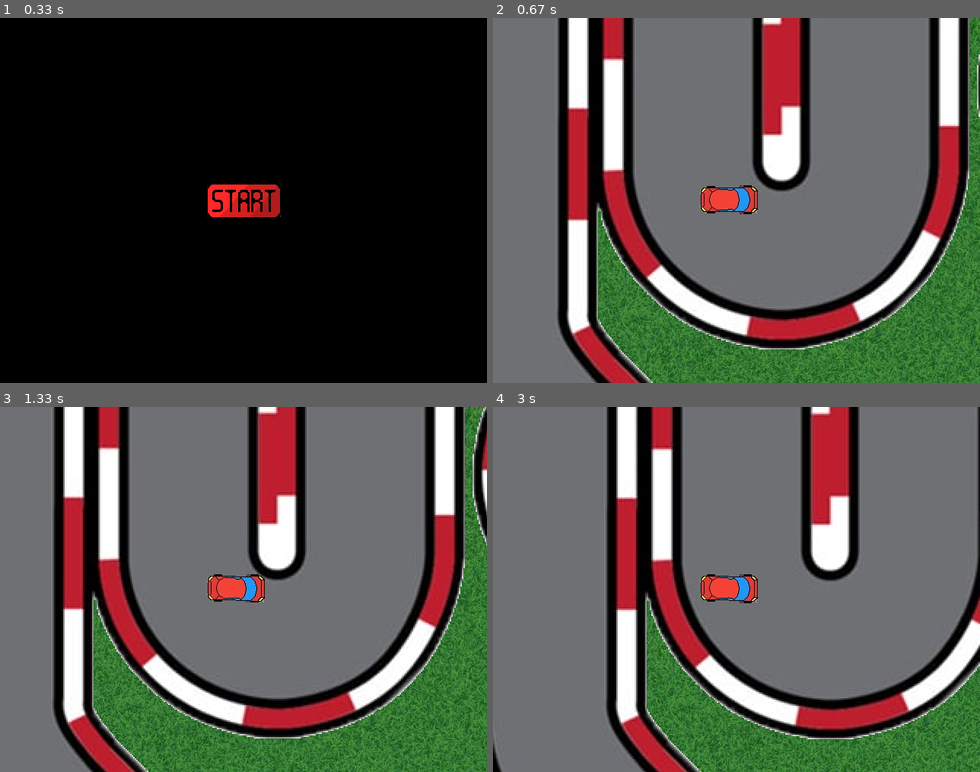
Above: before the commit, frames 1-4 (two rows, left to right).
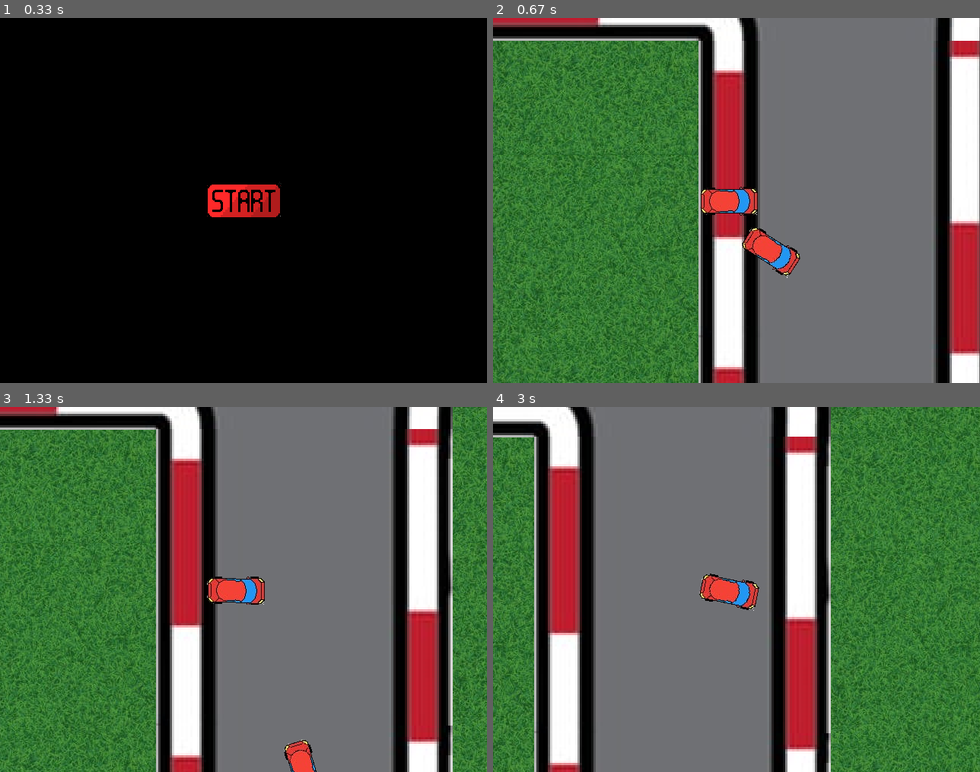
Above: after the commit, the same moments.

Repository: PiotrFurtak/Motorola
Game: pygame game, started from Main.py
Same seed, same stepped clock (60 frames per second), same inputs: the game is played once before the commit and once after it.
Inputs (mouse positions are in pixels of both pictures, inside the frame that each line leads up to):
- Up to frame 1 (0.33 s): no input
- Up to frame 2 (0.67 s): click (736, 200) at 0.38 s
- Up to frame 3 (1.33 s): hold D 0.67-1.13 s; hold W from 1.17 s (still down)
- Up to frame 4 (3 s): release W at 1.63 s; hold D 1.67-2.13 s; hold A 2.17-2.7 s; hold S from 2.73 s (still down)

Frame 1 is identical in both runs. In frame 2, 75% of the frame differs, in the area x 0-100%, y 0-100%; in frame 3, 72%; in frame 4, 82%.

Commit message:
Pierwsza wersja AI jeżdżącego środkiem toru,

Diff:
--- a/Game.py
+++ b/Game.py
@@ -1,6 +1,7 @@
 import pygame
 import sys
 from Car import *
+from Track import *
 pygame.init()
 
 class Game:
@@ -10,15 +11,20 @@
         self.window = window
         self.WINDOW_WIDTH, self.WINDOW_HEIGHT = window.get_size()
         self.clock = pygame.time.Clock()
-        self.player = Car(self.window,(100,150),pygame.image.load("imgs/red-car.png"),(48,18),is_player=True)
+        self.player = Car(self.window,(500,100),pygame.image.load("imgs/red-car.png"),(48,18),is_player=True)
+        self.enemy = Car(self.window,(500,100),pygame.image.load("imgs/red-car.png"),(48,18))
         self.pressed_keys = set()
 
-        self.track = Sprite(self.window,(550,200),pygame.image.load("imgs/track.png"),(450,450))
-        self.track.scale(2)
+        # self.track = Sprite(self.window,(550,200),pygame.image.load("imgs/track.png"),(450,450))
+        # self.track.scale(3)
 
-        self.border = Sprite(self.window,(550,200),pygame.image.load("imgs/track-border.png"),(450,450))
-        self.border.scale(2)
-
+        # self.border = Sprite(self.window,(550,200),pygame.image.load("imgs/track-border.png"),(450,450))
+        # self.border.scale(3)
+        turn_img = pygame.image.load("imgs/turn.png")
+        forward_img = pygame.image.load("imgs/forward.png")
+        self.track = get_level("level-1.txt",window,turn_img,forward_img)
+        for oSprite in self.track:
+            oSprite.scale(3)
         self.grass = []
         self.GRASS_IMG = pygame.image.load("imgs/grass.jpg")
         for x in range(-2000,2001,self.GRASS_IMG.get_width()):
@@ -34,7 +40,8 @@
                 self.pressed_keys.add(event.key)
             elif event.type == pygame.KEYUP:
                 self.pressed_keys.discard(event.key)
-
+            elif event.type == pygame.MOUSEBUTTONDOWN:
+                print(self.find_pixel_values(self.get_real_point(event.coords)))
         self.player.get_pressed_keys(self.pressed_keys)
 
     def draw(self):
@@ -46,9 +53,10 @@
         # Narysowanie wszystkich sprite'ów
         for oSprite in self.grass:
             oSprite.draw(x,y)
-        self.track.draw(x,y)
+        for oSprite in self.track:
+            oSprite.draw(x,y)
+        self.enemy.draw(x,y)
         self.player.draw(x,y)
-
 
     def game_loop(self):
         self.running = True
@@ -57,10 +65,44 @@
             self.window.fill(self.WHITE)
 
             self.player.move()
-            if self.player.isColliding(self.border):
-                self.player.velocity = -self.player.velocity
-                self.player.back()
-
+            self.enemy_move()
+            # if self.player.isColliding(self.border):
+            #     self.player.velocity = -self.player.velocity
+            #     self.player.back()
             self.draw()
             pygame.display.update()
             self.clock.tick(60)
+
+    def get_real_point(self,coords):
+        """Inputs are (x,y) of a point ON A SCREEN
+        function returns (x,y) of coords used by program in calculations"""
+        x,y = coords
+        new_x = x + self.player.x - self.WINDOW_WIDTH//2
+        new_y = y + self.player.y - self.WINDOW_HEIGHT//2
+        return (new_x,new_y)
+
+    def find_pixel_values(self,coords):
+        for oSprite in self.track:
+            x,y = coords
+            if oSprite.x <= x <= oSprite.x+oSprite.width and oSprite.y <= y <= oSprite.y+oSprite.height:
+                values = oSprite.get_pixel_values(x,y)
+                return values[0]+1000*oSprite.id,values[1]
+        return None
+
+    def enemy_move(self):
+        evaluated_max = -10000
+        coords_max = (0,0)
+        for x in range(-30,31):
+            for y in range(-30,31):
+                coords = (x+self.enemy.x,y+self.enemy.y)
+                values = self.find_pixel_values(coords)
+                if values == None:
+                    continue
+
+                evaluated = -0.03*values[1]**2+3*values[0]
+
+                if evaluated_max < evaluated:
+                    evaluated_max = evaluated
+                    coords_max = coords
+        self.enemy.oFrontWheels.point_at(coords_max)
+        self.enemy.forward(5)
--- a/Sprite.py
+++ b/Sprite.py
@@ -81,9 +81,9 @@
         return False
 
     def reset_absolute_values(self):
-        self.absolute_width,self.absolute_height = self.image.get_size()
-        self.absolute_x = self.x + self.vector_to_middle[0] - self.absolute_width/2
-        self.absolute_y = self.y - self.vector_to_middle[1] - self.absolute_height/2
+        self.width,self.height = self.image.get_size()
+        self.absolute_x = self.x + self.vector_to_middle[0] - self.width/2
+        self.absolute_y = self.y + self.vector_to_middle[1] - self.height/2
         self.mask = pygame.mask.from_surface(self.image)
 
 
@@ -91,6 +91,8 @@
         self.image = pygame.transform.scale_by(self.image,factor)
         x,y = self.centre_point
         self.centre_point = factor*x, factor*y
+        x,y = self.vector_to_middle
+        self.vector_to_middle = (x*factor, y*factor)
         self.reset_absolute_values()
 
     def move(self):
--- /dev/null
+++ b/Track.py
@@ -0,0 +1,208 @@
+from Sprite import Sprite
+from math import sqrt,atan,pi
+
+class Turn(Sprite):
+    """ type can be for example NE, meaning you approach turn from up(N), and leave a tile from right(E) side """
+    # type : (angle, measure point, should_reverse_measured_angle?)
+    types = {"NE":{"angle":90,"measure_point":(120,0),"reverse?":False},
+                "EN":{"angle":90,"measure_point":(120,0),"reverse?":True},
+                "NW":{"angle":180,"measure_point":(0,0),"reverse?":False},
+                "WN":{"angle":180,"measure_point":(0,0),"reverse?":True},
+                "SE":{"angle":0,"measure_point":(120,120),"reverse?":False},
+                "ES":{"angle":0,"measure_point":(120,120),"reverse?":True},
+                "SW":{"angle":270,"measure_point":(0,120),"reverse?":False},
+                "WS":{"angle":270,"measure_point":(0,120),"reverse?":True}}
+
+    def set_pixel_values(measure_point,reverse,height,width):
+        values = []
+        for y in range(height+1):
+            column = []
+            for x in range(width+1):
+                dx = measure_point[0] - x
+                dy = measure_point[1] - y
+                radius = sqrt(dx**2 + dy**2)
+                if dx != 0:
+                    angle = abs(atan(dy/dx))
+                else:
+                    angle = pi/2
+
+                if reverse:
+                    angle = pi/2 - angle
+
+                middle_rate = 64*width/120    # radius of middle of track width
+                value_x = angle*180/pi             # Bended geometry
+                value_y = radius-middle_rate       # Bended geometry
+
+                column.append((round(value_x),round(value_y)))
+            values.append(column)
+        return values
+
+    values = {}
+    for type in types:
+        line = types[type]
+        values.setdefault(type,set_pixel_values(line["measure_point"],line["reverse?"],130,130))
+
+    def __init__(self,window,coords,image,type,id):
+        self.type = type
+        angle = self.types[type]["angle"]
+        Sprite.__init__(self,window,coords,image,(0,0),angle)
+        self.id = id
+        self.scale_factor = 1
+        self.values = self.values[type]
+
+    def scale(self,factor):
+        self.scale_factor = factor
+        Sprite.scale(self,factor)
+
+    def get_pixel_values(self,x,y):
+        x += -self.x
+        y += -self.y
+        return self.values[int(y//self.scale_factor)][int(x//self.scale_factor)]
+
+class Forward(Sprite):
+    types = {"WE":{"angle":0},
+            "EW":{"angle":180},
+            "SN":{"angle":90},
+            "NS":{"angle":270}}
+
+    def set_pixel_values(type,width,height):
+        values = []
+        for y in range(height+1):
+            column = []
+            for x in range(width+1):
+
+                middle_rate = width/2
+
+                if type[0] == "N":
+                    value_x = y
+                    value_y = abs(x-middle_rate)
+                elif type[0] == "E":
+                    value_x = 130-x
+                    value_y = abs(y-middle_rate)
+                elif type[0] == "S":
+                    value_x = 130-y
+                    value_y = abs(x-middle_rate)
+                elif type[0] == "W":
+                    value_x = x
+                    value_y = abs(y-middle_rate)
+
+
+                column.append((value_x,value_y))
+            values.append(column)
+        return values
+
+    all_types_values = {}
+
+    for type in types:
+        all_types_values.setdefault(type,set_pixel_values(type,130,130))
+
+    def __init__(self,window,coords,image,type,id):
+        self.type = type
+        """ type can be for example NS meaning we approach tile from up and go down """
+        angle = self.types[type]["angle"]
+
+        Sprite.__init__(self,window,coords,image,(0,0),angle)
+        self.id =id
+        self.values = self.all_types_values[type]
+        self.scale_factor = 1
+
+    def scale(self,factor):
+        self.scale_factor = factor
+        Sprite.scale(self,factor)
+
+    def get_pixel_values(self,x,y):
+        x += -self.x
+        y += -self.y
+        return self.values[int(y//self.scale_factor)][int(x//self.scale_factor)]
+
+def get_level(file_name,window,turn_image,forward_image):
+    file = open("levels/%s"%file_name, "r")
+    lines = file.readlines()
+    level = []
+    for line in lines:
+        obj,x,y,obj_type,id = line.split(",")
+        x = int(x)
+        y = int(y)
+        id = int(id)
+        if obj.lower() == "turn":
+            level.append(Turn(window,(x,y),turn_image,obj_type,id))
+        elif obj.lower() == "forward":
+            level.append(Forward(window,(x,y),forward_image,obj_type,id))
+    file.close()
+    return level
+
+def update_level(file_name,level):
+    file = open("levels/%s"%file_name, "w")
+    for object in level:
+        obj = "turn" if type(object) == Turn else "forward"
+        x,y = object.coords
+        obj_type = object.type
+        id = object.id
+        file.write(obj+","+str(x)+","+str(y)+","+obj_type+","+str(id)+"\n")
+    file.close()
+
+if __name__ == "__main__":
+    import pygame
+    from time import sleep
+    from sys import exit
+    pygame.init()
+    window = pygame.display.set_mode((800,640))
+    turn_img = pygame.image.load("imgs/turn.png")
+    forward_img = pygame.image.load("imgs/forward.png")
+
+    level = get_level("level-1.txt",window,turn_img,forward_img)
+    for oSprite in level:
+        oSprite.scale(3)
+    id = len(level)
+
+    obj_type = "NE"
+    obj_class = Forward
+    img = forward_img
+    print(obj_class,obj_type)
+    while True:
+        for event in pygame.event.get():
+            if event.type == pygame.QUIT:
+                pygame.display.quit()
+                exit()
+            if event.type == pygame.MOUSEBUTTONDOWN:
+                x,y = pygame.mouse.get_pos()
+                x = x - x%130
+                y = y - y%130
+                clicked_something = False
+                for obj in level:
+                    if obj.coords == (x,y):
+                        clicked_something = True
+                if not clicked_something:
+                    id += 1
+                    print(obj_class)
+                    level.append(obj_class(window,(x,y),img,obj_type,id))
+            if event.type == pygame.KEYDOWN:
+                if event.key == pygame.K_RETURN:
+                    update_level("level-1.txt",level)
+                elif event.key == pygame.K_w:
+                    obj_type = "N" + obj_type[1]
+                elif event.key == pygame.K_d:
+                    obj_type = "E" + obj_type[1]
+                elif event.key == pygame.K_s:
+                    obj_type = "S" + obj_type[1]
+                elif event.key == pygame.K_a:
+                    obj_type = "W" + obj_type[1]
+                elif event.key == pygame.K_i:
+                    obj_type = obj_type[0] + "N"
+                elif event.key == pygame.K_l:
+                    obj_type = obj_type[0] + "E"
+                elif event.key == pygame.K_k:
+                    obj_type = obj_type[0] + "S"
+                elif event.key == pygame.K_j:
+                    obj_type = obj_type[0] + "W"
+                elif event.key == pygame.K_0:
+                    obj_class = Forward if obj_class == Turn else Turn
+                    img = forward_img if obj_class == Forward else turn_img
+                print(obj_class,obj_type)
+
+        window.fill("Black")
+
+        for obj in level:
+            obj.draw()
+        pygame.display.update()
+        sleep(0.01)
--- /dev/null
+++ b/coords.txt
@@ -0,0 +1,27 @@
+138.0 27.0
+149.24052694435505 -703.6546070159285
+219.24058165015686 -888.6547478119229
+1550.290919179996 -892.7825764259491
+1664.6460888978438 -402.0535731588043
+1553.0348586031039 -255.82365139471176
+1346.9784905662304 -263.57994962123746
+614.0385801155539 -242.24323000251132
+524.886294893125 -12.295116122434393
+971.4682617049577 74.87853369239633
+1602.9595512244305 99.3949707947753
+1651.947671888472 1246.8733217367
+1217.0042008575595 1224.8456525160325
+1165.8789183534977 558.188882031729
+874.7254480068432 431.2987199464269
+630.8337518622973 584.1919964556263
+543.5215336622892 871.2467433085958
+527.9118579293028 1235.416671167604
+193.0112834762915 1263.4354269576022
+-62.85552220898944 995.8498592426577
+-586.3882535130136 456.38061273187077
+-606.9609677640465 92.00299034362467
+-573.2961585627787 -822.713195844614
+-399.2961051594192 -925.738673907315
+-194.32400207929086 -651.3264888971765
+-76.39934974395769 228.9862657093022
+89.51573923811793 149.9798577831283
--- /dev/null
+++ b/levels/level-1.txt
@@ -0,0 +1,14 @@
+turn,-1110,670,EN,1
+forward,-1110,280,SN,2
+forward,-1110,-110,SN,3
+turn,-1110,-500,SE,4
+forward,-720,-500,WE,5
+forward,-330,-500,WE,6
+forward,60,-500,WE,7
+turn,450,-500,WS,8
+forward,450,-110,NS,9
+forward,450,280,NS,10
+turn,450,670,NW,11
+forward,60,670,EW,12
+forward,-330,670,EW,13
+forward,-720,670,EW,14
Binary file added: imgs/forward.png
Binary file added: imgs/turn.png
